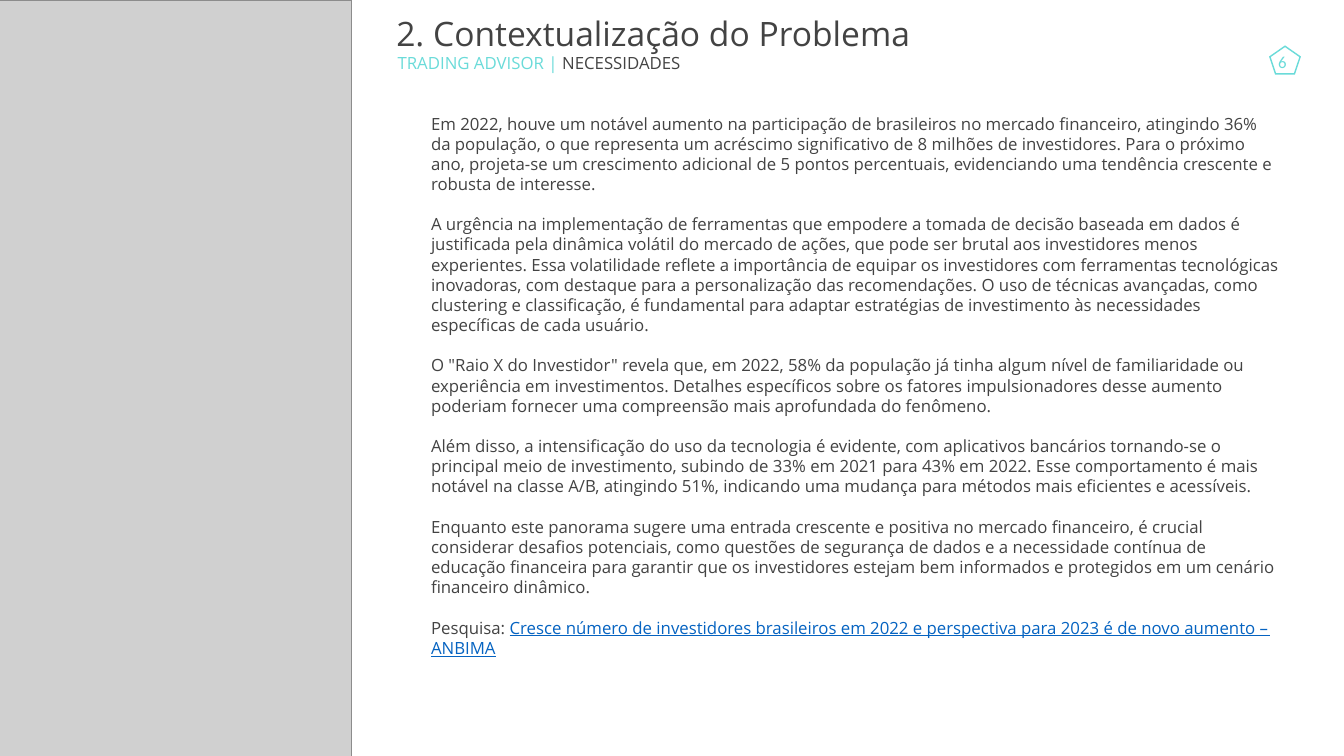
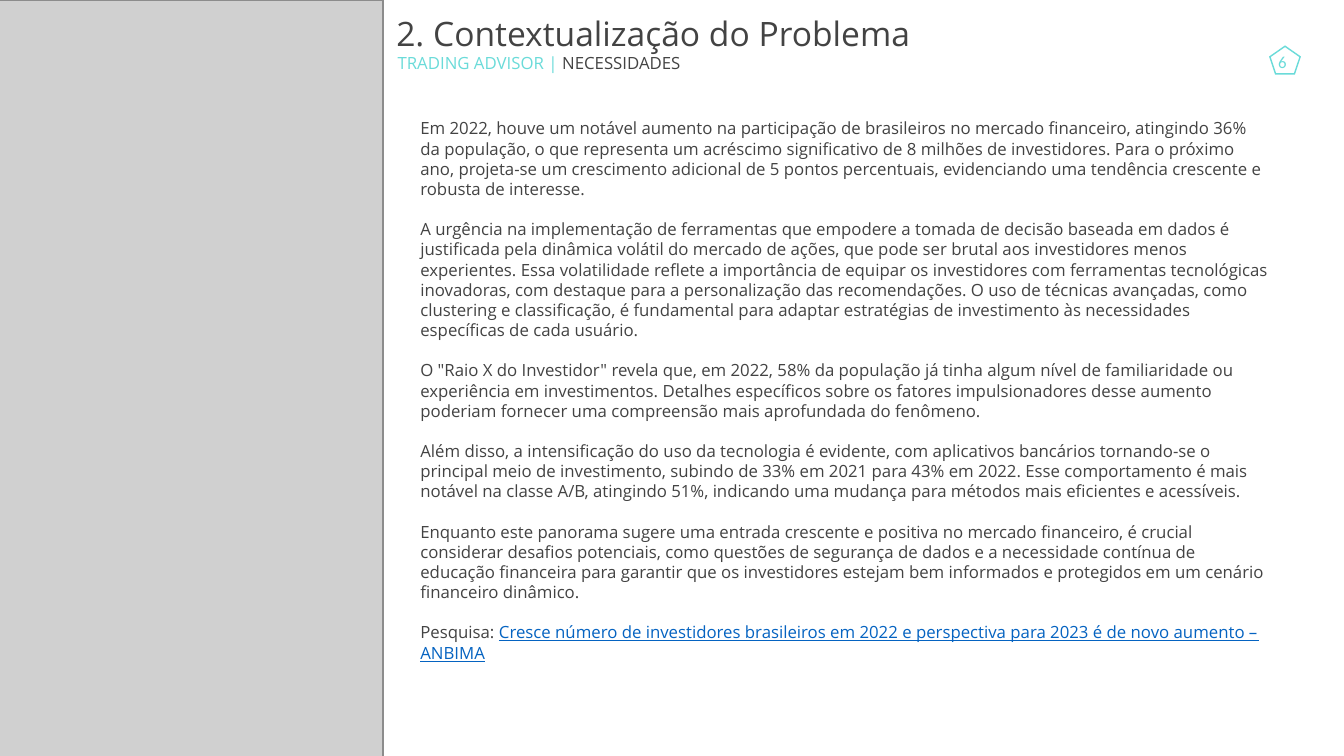
Before and after one commit to aalvesrpg/tcc-fia-trading-advisor, a slide deck: slide 6 of docs/apresentacao_tcc_fia_trading_advisor.pptx. Drawn at 1344x756 pixels with LibreOffice and Linux fonts; fonts in the diff are those of the drawing; grey boxes stand for pictures; background and template pictures are left out. Boxes give left, top, right and bottom in pixels: in the first picture for what was removed or moved away, otherwise in the second. Text is boxed around its words. In the diff, an @@ line names an element or a change of style, - is before the commit and + after.

```diff
--- a/docs/apresentacao_tcc_fia_trading_advisor.pptx
+++ b/docs/apresentacao_tcc_fia_trading_advisor.pptx
@@ picture: place and size @@
-picture at [0, 0, 351, 756]
+picture at [0, 0, 383, 756]
@@ text "Em 2022, houve um notável ...": place and size @@
-text "Em 2022, houve um notável ..." at [431, 117, 1278, 657]
+text "Em 2022, houve um notável ..." at [420, 121, 1268, 662]
```
Also in this commit, not shown: 10 other slides changed, 2 slides added, 3 other files.
